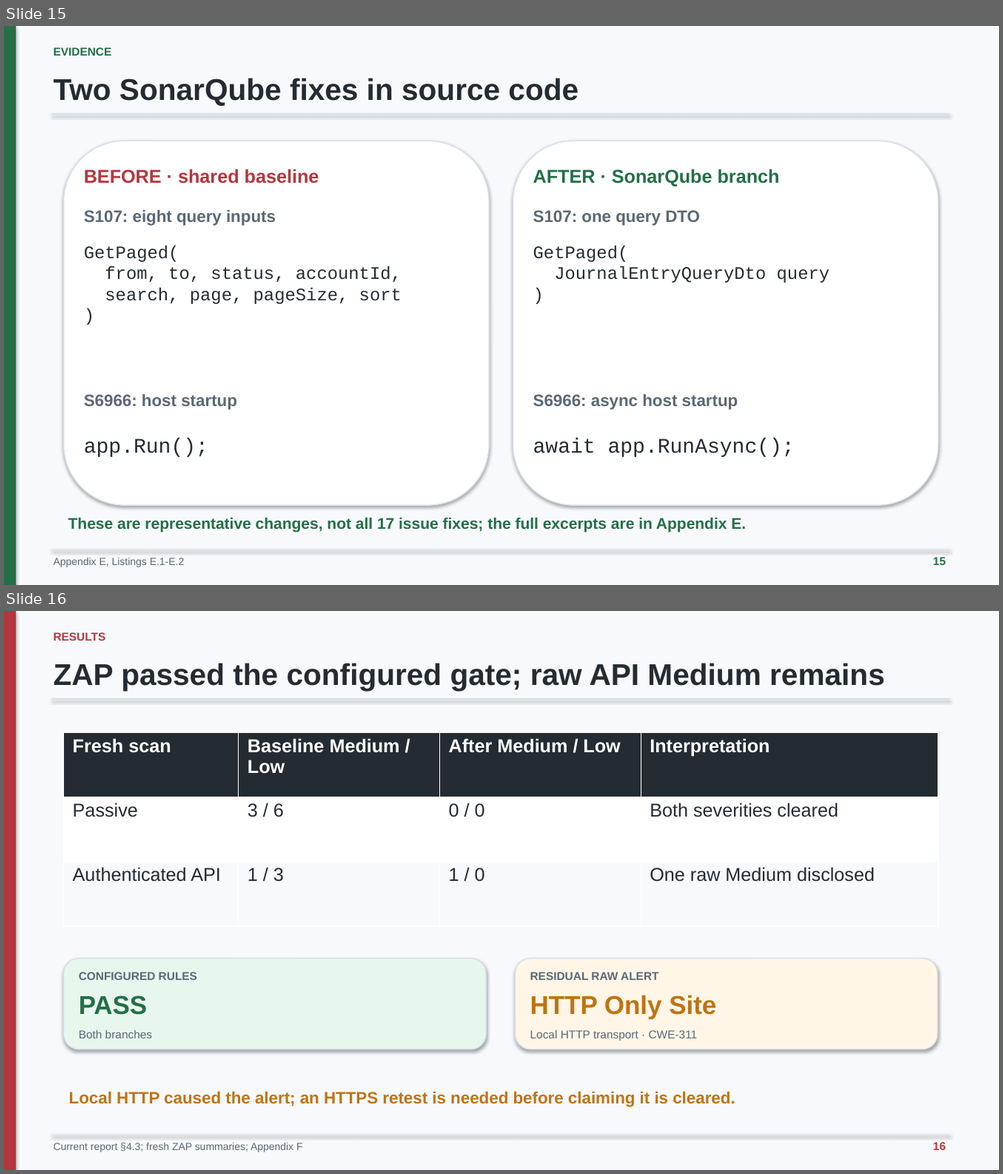
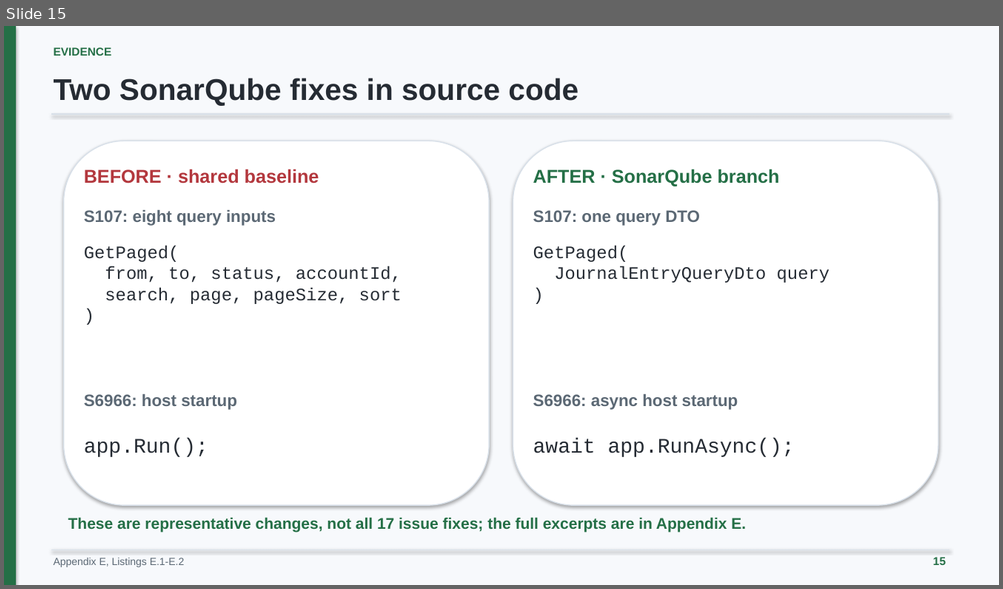
Before and after one commit to minatozaki98/financial-accounting, a slide deck: Document/outputs/final-defense/G6519692_Zaw_Ye_Htut_Ko_Final_Thesis_Defense.pptx. Shown one above the other, each under a label of ours: slides 15 and 16 before the commit, slide 15 after it. The pictures are 1003x1174 and 1003x589 pixels, drawn with LibreOffice and Linux fonts; fonts in the diff are those of the drawing. Boxes give left, top, right and bottom in pixels: in the first picture for what was removed or moved away, otherwise in the second. Text is boxed around its words. In the diff, an @@ line names an element or a change of style, - is before the commit and + after.

```diff
--- a/Document/outputs/final-defense/G6519692_Zaw_Ye_Htut_Ko_Final_Thesis_Defense.pptx
+++ b/Document/outputs/final-defense/G6519692_Zaw_Ye_Htut_Ko_Final_Thesis_Defense.pptx
@@ slide 16 removed at [4, 611, 999, 1170], background #F7F9FC @@
@@ rectangle removed at [4, 611, 16, 1170] @@
@@ text removed at [54, 632, 106, 641] @@
-RESULTS
@@ text removed at [54, 663, 885, 691] @@
-ZAP passed the configured gate; raw API Medium remains
@@ line removed from (52, 699) to (949, 699) @@
@@ table removed at [64, 732, 938, 926], 3 rows, 4 columns @@
-Fresh scan | Baseline Medium / Low | After Medium / Low | Interpretation
-Passive | 3 / 6 | 0 / 0 | Both severities cleared
-Authenticated API | 1 / 3 | 1 / 0 | One raw Medium disclosed
@@ rounded rectangle removed at [64, 959, 486, 1050] @@
@@ rounded rectangle removed at [515, 959, 937, 1050] @@
@@ text removed at [79, 972, 197, 980] @@
-CONFIGURED RULES
@@ text removed at [530, 972, 658, 980] @@
-RESIDUAL RAW ALERT
@@ text removed at [79, 996, 148, 1015] @@
-PASS
@@ text removed at [530, 995, 716, 1019] @@
-HTTP Only Site
@@ text removed at [79, 1031, 152, 1039] @@
-Both branches
@@ text removed at [530, 1031, 697, 1041] @@
-Local HTTP transport · CWE-311
@@ text removed at [69, 1091, 734, 1108] @@
-Local HTTP caused the alert; an HTTPS retest is needed before claiming it is cleared.
@@ line removed from (52, 1136) to (949, 1136) @@
@@ text removed at [54, 1143, 303, 1153] @@
-Current report §4.3; fresh ZAP summaries; Appendix F
@@ text removed at [933, 1142, 945, 1150] @@
-16
```
Also in this commit, not shown: 1 slide changed, 1 slide added, 8 other files.
